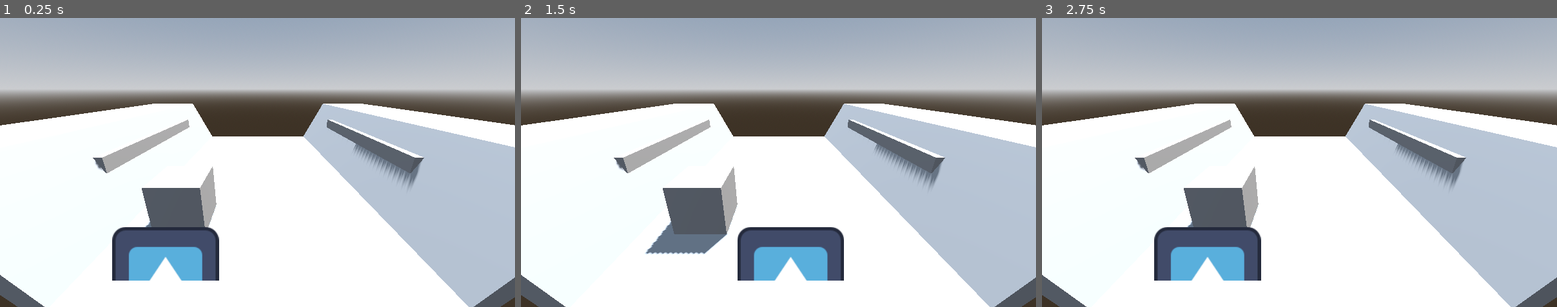
Above: before the commit, frames 1-3 (left to right).
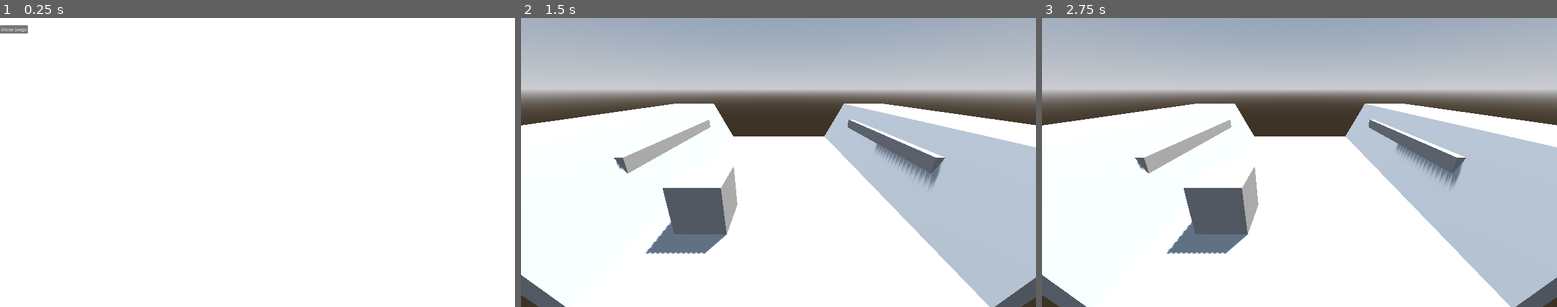
Above: after the commit, the same moments.

Repository: NahuelArrieta/RataSurfer
Game: Godot game, scene res://ui/StartMenu.tscn
Two runs of this game, one before a commit and one after it. Both use one fixed random seed, a clock stepped at 60 frames per second and the inputs below. Before the commit the project starts from res://level/level.tscn. The engine's default icon, where the game draws it, is replaced by a stand-in: a white triangle on a blue panel in a dark square.
Inputs (mouse positions are in pixels of both pictures, inside the frame that each line leads up to):
- Up to frame 1 (0.25 s): no input
- Up to frame 2 (1.5 s): click (536, 29) at 0.5 s, where only the run after the commit has a clickable "Iniciar Juego"; tap Enter at 1.25 s; hold Right (right) from 1.28 s (still down)
- Up to frame 3 (2.75 s): tap Space at 2 s; release Right (right) at 2.03 s; hold Left (left) from 2.03 s (still down)

The runs differ from the first frame. In frame 1, 57% of the frame differs, in the area x 0-100%, y 0-100%; in frame 2, 3.5%; in frame 3, 3.4%.

Commit message:
StartMenu

Diff:
--- /dev/null
+++ b/entities/Colission3D.tscn
@@ -0,0 +1,8 @@
+[gd_scene load_steps=2 format=3 uid="uid://c1kp56qbs5rdd"]
+
+[sub_resource type="BoxShape3D" id="BoxShape3D_40cto"]
+
+[node name="Area3D" type="Area3D"]
+
+[node name="CollisionShape3D" type="CollisionShape3D" parent="."]
+shape = SubResource("BoxShape3D_40cto")
--- a/entities/player.tscn
+++ b/entities/player.tscn
@@ -1,14 +1,22 @@
-[gd_scene load_steps=3 format=3 uid="uid://5ylubghgfke4"]
+[gd_scene load_steps=4 format=3 uid="uid://5ylubghgfke4"]
 
 [ext_resource type="Texture2D" uid="uid://ck5rvx6etc8mn" path="res://icon.svg" id="1_merdl"]
 [ext_resource type="Script" uid="uid://n3cq2i6dore5" path="res://entities/movement_handler.gd" id="2_b0kkn"]
+
+[sub_resource type="BoxShape3D" id="BoxShape3D_b0kkn"]
 
 [node name="Player" type="CharacterBody3D"]
 
 [node name="Sprite3D" type="Sprite3D" parent="."]
 transform = Transform3D(4, 0, 0, 0, 4, 0, 0, 0, 4, 0, 0, 0)
+visible = false
 billboard = 1
 texture = ExtResource("1_merdl")
 
 [node name="MovementHandler" type="Node" parent="."]
 script = ExtResource("2_b0kkn")
+
+[node name="Area3D" type="Area3D" parent="."]
+
+[node name="CollisionShape3D" type="CollisionShape3D" parent="Area3D"]
+shape = SubResource("BoxShape3D_b0kkn")
--- a/project.godot
+++ b/project.godot
@@ -11,7 +11,7 @@
 [application]
 
 config/name="RataSurfer"
-run/main_scene="uid://b02ld6vivyc5w"
+run/main_scene="uid://vmctgci7ykxm"
 config/features=PackedStringArray("4.4", "GL Compatibility")
 config/icon="res://icon.svg"
 
--- /dev/null
+++ b/ui/GameOver.tscn
@@ -0,0 +1,9 @@
+[gd_scene format=3 uid="uid://ctdhwbyphuct5"]
+
+[node name="GameOver" type="CanvasLayer"]
+
+[node name="Control" type="Control" parent="."]
+layout_mode = 3
+anchors_preset = 0
+offset_right = 40.0
+offset_bottom = 40.0
--- /dev/null
+++ b/ui/PauseMenu.tscn
@@ -0,0 +1,9 @@
+[gd_scene format=3 uid="uid://6cgm08dnlml"]
+
+[node name="CanvasLayer" type="CanvasLayer"]
+
+[node name="Control" type="Control" parent="."]
+layout_mode = 3
+anchors_preset = 0
+offset_right = 40.0
+offset_bottom = 40.0
--- /dev/null
+++ b/ui/StartMenu.tscn
@@ -0,0 +1,37 @@
+[gd_scene load_steps=2 format=3 uid="uid://vmctgci7ykxm"]
+
+[ext_resource type="Script" uid="uid://chtgt6x1usa78" path="res://ui/control.gd" id="1_bx376"]
+
+[node name="CanvasLayer" type="CanvasLayer"]
+
+[node name="Control" type="Control" parent="."]
+layout_mode = 3
+anchors_preset = 15
+anchor_right = 1.0
+anchor_bottom = 1.0
+grow_horizontal = 2
+grow_vertical = 2
+script = ExtResource("1_bx376")
+
+[node name="ColorRect" type="ColorRect" parent="Control"]
+layout_mode = 0
+offset_right = 1930.0
+offset_bottom = 1098.0
+
+[node name="CenterContainer" type="CenterContainer" parent="Control"]
+layout_mode = 0
+offset_right = 40.0
+offset_bottom = 40.0
+
+[node name="VBoxContainer" type="VBoxContainer" parent="Control/CenterContainer"]
+layout_mode = 2
+
+[node name="Label" type="Label" parent="Control/CenterContainer/VBoxContainer"]
+layout_mode = 2
+text = "RATA SURFER"
+
+[node name="Button" type="Button" parent="Control/CenterContainer/VBoxContainer"]
+layout_mode = 2
+text = "Iniciar Juego"
+
+[connection signal="pressed" from="Control/CenterContainer/VBoxContainer/Button" to="Control" method="_on_button_pressed"]
--- /dev/null
+++ b/ui/control.gd
@@ -0,0 +1,21 @@
+# StartMenu.gd
+extends Control
+
+# Cambia la ruta si tu nivel se llama distinto
+const LEVEL_PATH := "res://level/level.tscn"
+
+func _ready() -> void:
+	# Buscar el botón por su nombre y conectar la señal
+	var btn := $"CenterContainer/VBoxContainer/Button"
+	btn.pressed.connect(_on_start_pressed)
+
+func _on_start_pressed() -> void:
+	if ResourceLoader.exists(LEVEL_PATH):
+		get_tree().change_scene_to_file(LEVEL_PATH) # Godot 4
+		# En Godot 3.x sería: get_tree().change_scene(LEVEL_PATH)
+	else:
+		push_error("No se encontró la escena de nivel en: %s" % LEVEL_PATH)
+
+
+func _on_button_pressed() -> void:
+	pass # Replace with function body.
Not shown, added: art/png/panel1.png.import
Not shown, added: art/png/panel4.png.import
Not shown, added: ui/control.gd.uid
Not shown, added: art/png/panel1.png
Not shown, added: art/png/panel4.png
